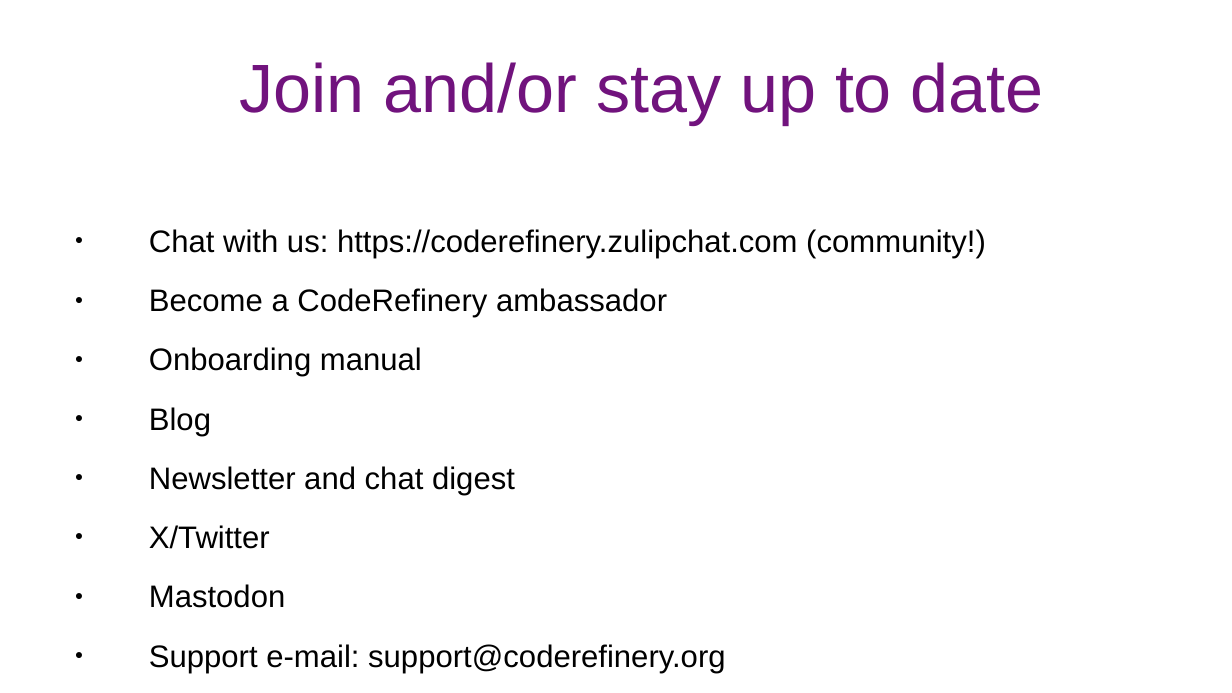
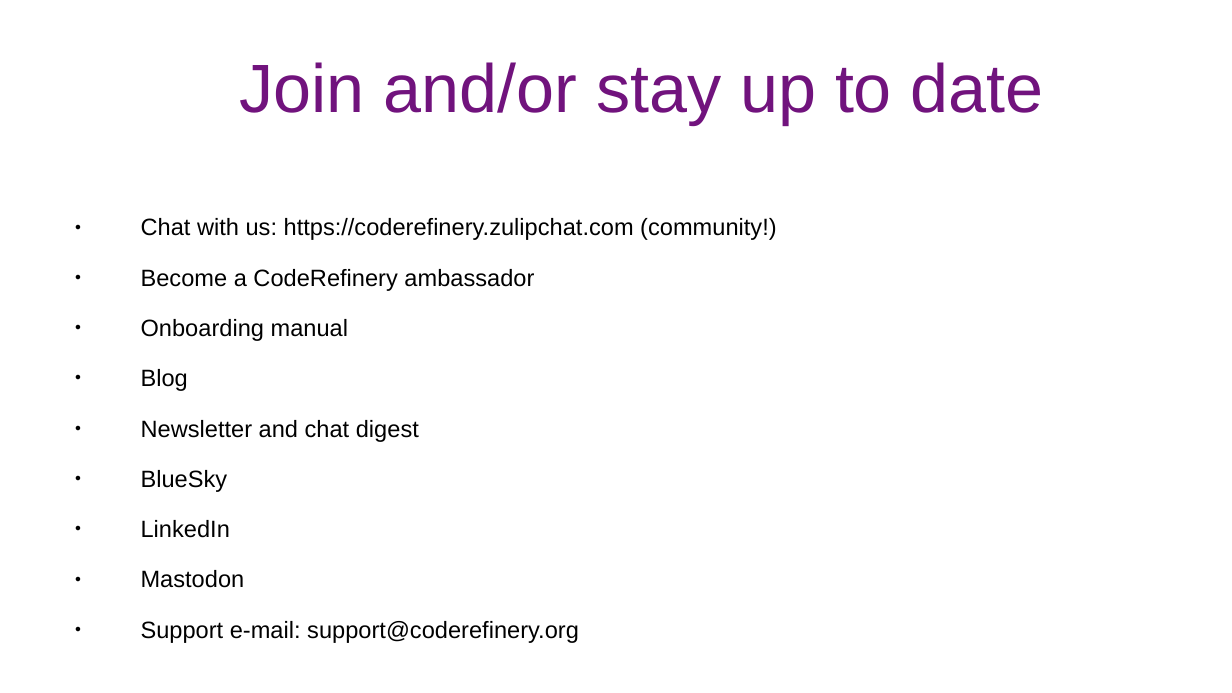
Before and after one commit to coderefinery/presentations, a slide deck: slide 6 of 2024-CodeRefinery-basic.odp. Drawn at 1232x693 pixels with LibreOffice and Linux fonts; fonts in the diff are those of the drawing. Boxes give left, top, right and bottom in pixels: in the first picture for what was removed or moved away, otherwise in the second. Text is boxed around its words. In the diff, an @@ line names an element or a change of style, - is before the commit and + after.

Commit message:
update X to bluesky and linkedin

```diff
--- a/2024-CodeRefinery-basic.odp
+++ b/2024-CodeRefinery-basic.odp
@@ text at (x1=141, y1=218, x2=776, y2=643): size 20 to 15.2 pt @@
@@ text at (x1=141, y1=470, x2=230, y2=538): text changed; size 20 to 15.2 pt @@
-● X/Twitter
+● BlueSky
+● LinkedIn
```
Also in this commit, not shown: 1 other file.
